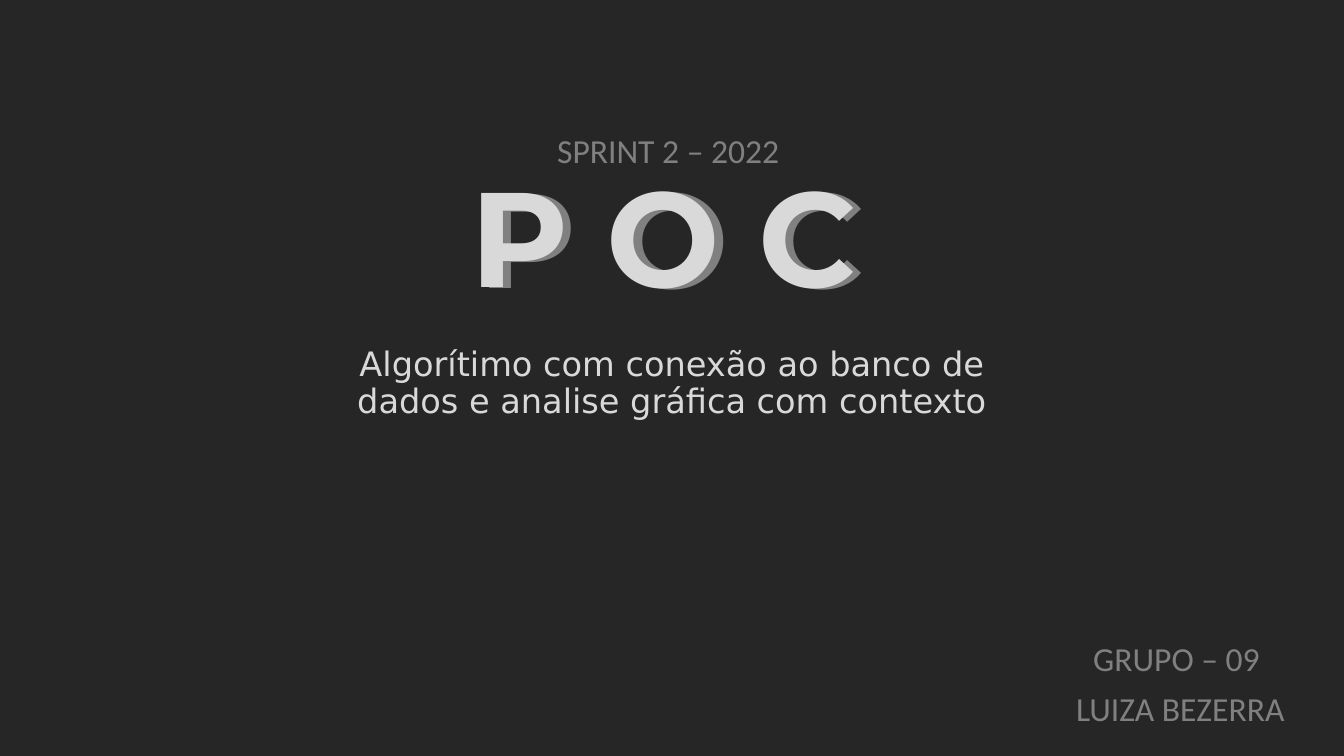
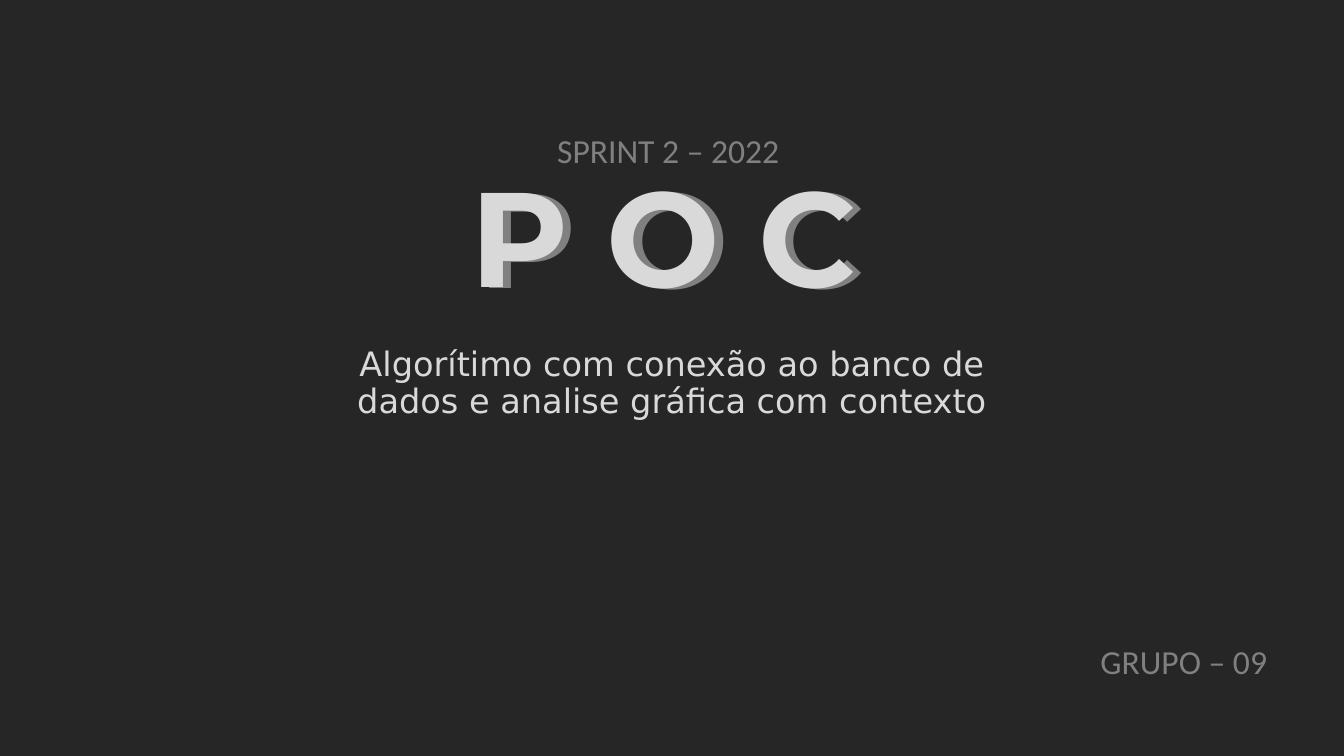
Before and after one commit to Luiza-Bezerra/projeto-pi-3cco-luiza, a slide deck: slide 1 of doc/sprint2/SPRINT_2_POC_INDIVIDUAL.pptx. Drawn at 1344x756 pixels with LibreOffice and Linux fonts; fonts in the diff are those of the drawing. Boxes give left, top, right and bottom in pixels: in the first picture for what was removed or moved away, otherwise in the second. Text is boxed around its words. In the diff, an @@ line names an element or a change of style, - is before the commit and + after.

```diff
--- a/doc/sprint2/SPRINT_2_POC_INDIVIDUAL.pptx
+++ b/doc/sprint2/SPRINT_2_POC_INDIVIDUAL.pptx
@@ subtitle "GRUPO – 09": place and size @@
-subtitle "GRUPO – 09" at bbox=[1076, 649, 1284, 721]
+subtitle "GRUPO – 09" at bbox=[1100, 652, 1267, 674]
@@ subtitle at bbox=[1076, 699, 1284, 721]: paragraph removed @@
-LUIZA BEZERRA
```
Also in this commit, not shown: 2 other slides changed, 1 slide added, 13 other files.
